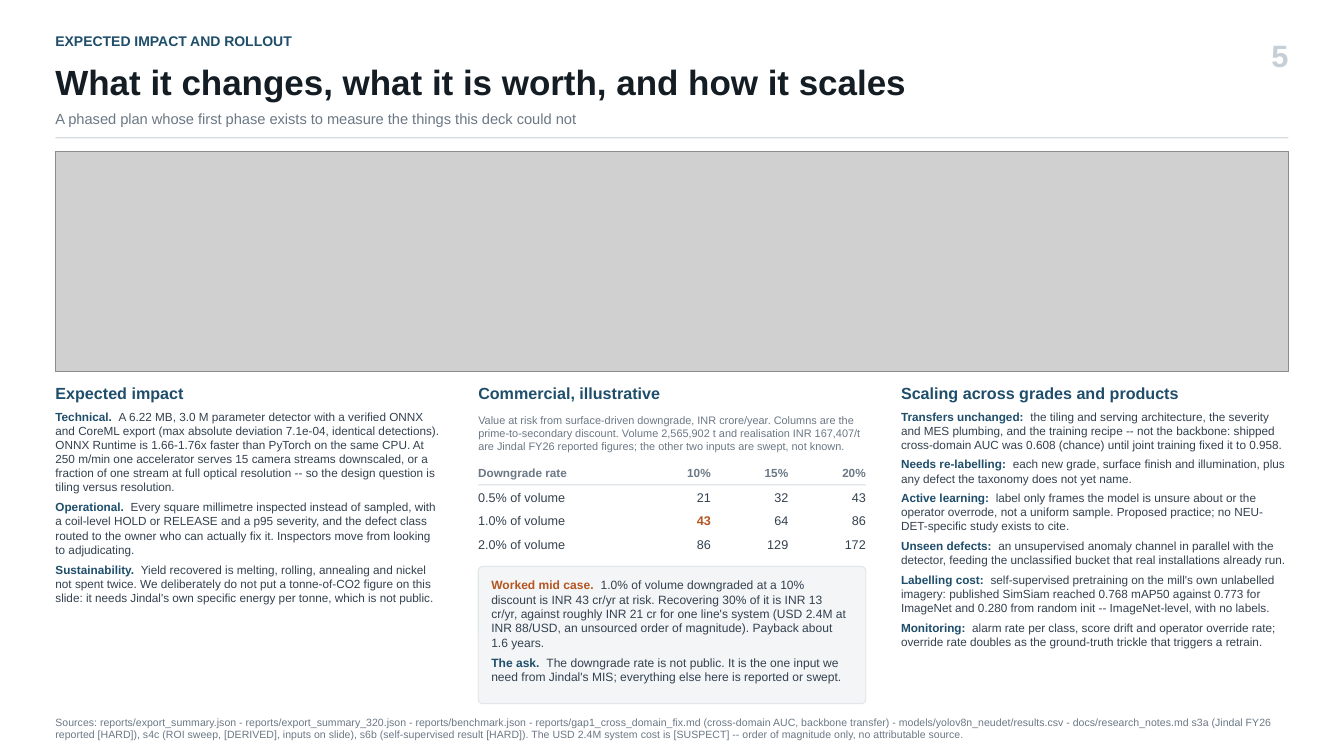
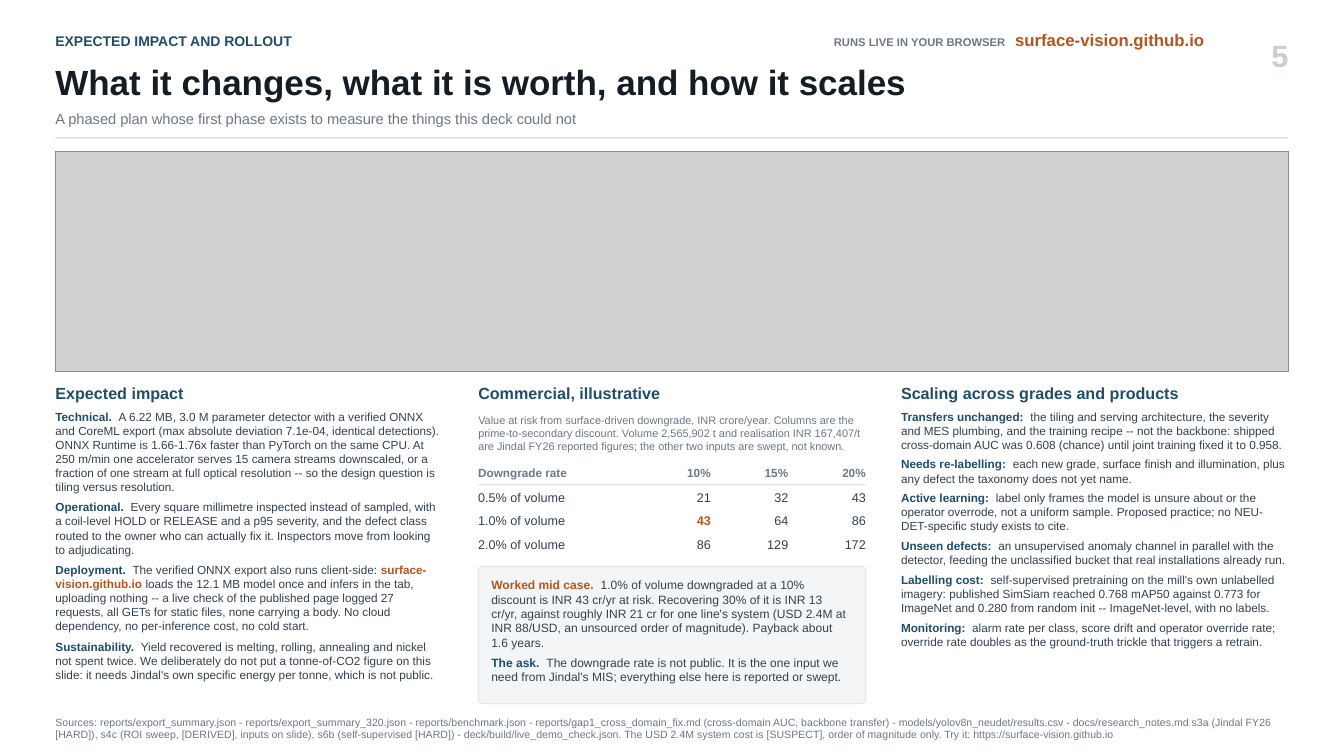
Before and after one commit to surface-vision/surface-vision.github.io, a slide deck: slide 5 of evidence/deck/JSW_Surface_Defect_Detection.pptx. Drawn at 1344x756 pixels with LibreOffice and Linux fonts; fonts in the diff are those of the drawing; grey boxes stand for pictures. Boxes give left, top, right and bottom in pixels: in the first picture for what was removed or moved away, otherwise in the second. Text is boxed around its words. In the diff, an @@ line names an element or a change of style, - is before the commit and + after.

```diff
--- a/evidence/deck/JSW_Surface_Defect_Detection.pptx
+++ b/evidence/deck/JSW_Surface_Defect_Detection.pptx
@@ text added at [834,34,1204,50], 12 pt, text #B4551F, bold @@
+RUNS LIVE IN YOUR BROWSER surface-vision.github.io
@@ text at [55,565,427,633]: paragraph added @@
+Deployment. The verified ONNX export also runs client-side: surface-vision.github.io loads the 12.1 MB model once and infers in the tab, uploading nothing -- a live check of the published page logged 27 requests, all GETs for static files, none carrying a body. No cloud dependency, no per-inference cost, no cold start.
@@ text at [55,718,1271,740]: text changed @@
-Sources: reports/export_summary.json - reports/export_summary_320.json - reports/benchmark.json - reports/gap1_cross_domain_fix.md (cross-domain AUC, backbone transfer) - models/yolov8n_neudet/results.csv - docs/research_notes.md s3a (Jindal FY26 reported [HARD]), s4c (ROI sweep, [DERIVED], inputs on slide), s6b (self-supervised result [HARD]). The USD 2.4M system cost is [SUSPECT] -- order of magnitude only, no attributable source.
+Sources: reports/export_summary.json - reports/export_summary_320.json - reports/benchmark.json - reports/gap1_cross_domain_fix.md (cross-domain AUC, backbone transfer) - models/yolov8n_neudet/results.csv - docs/research_notes.md s3a (Jindal FY26 [HARD]), s4c (ROI sweep, [DERIVED], inputs on slide), s6b (self-supervised [HARD]) - deck/build/live_demo_check.json. The USD 2.4M system cost is [SUSPECT], order of magnitude only. Try it: https://surface-vision.github.io
```
Also in this commit, not shown: 4 other slides changed, 7 other files.
